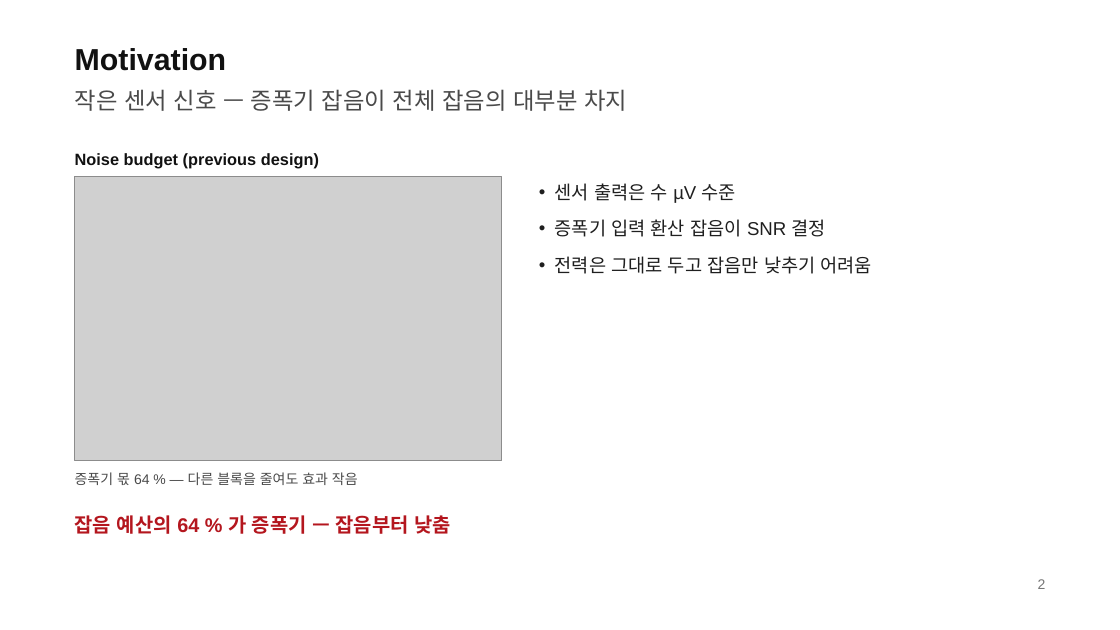
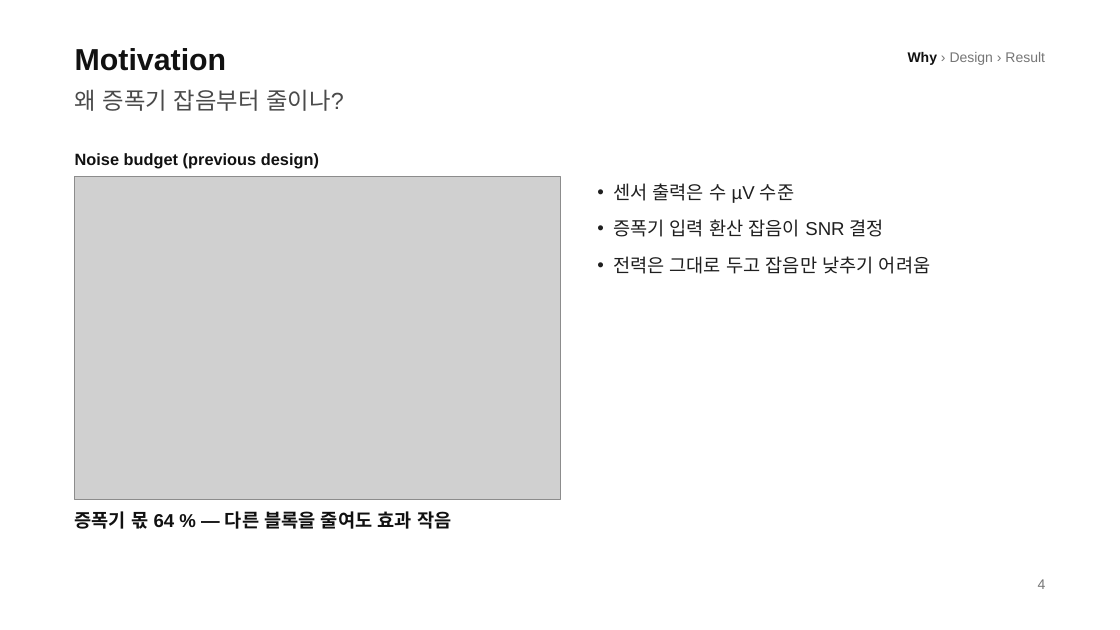
Before and after one commit to Coxwoo/simple-pt-jsw, a slide deck: slide 4 of example/demo_amp.pptx (slide 2 before the commit). Drawn at 1120x630 pixels with LibreOffice and Linux fonts; fonts in the diff are those of the drawing; grey boxes stand for pictures. Boxes give left, top, right and bottom in pixels: in the first picture for what was removed or moved away, otherwise in the second. Text is boxed around its words. In the diff, an @@ line names an element or a change of style, - is before the commit and + after.

```diff
--- a/example/demo_amp.pptx
+++ b/example/demo_amp.pptx
@@ text added at [908,52,1045,65], 12 pt, text #767676 @@
+Why › Design › Result
@@ text at [75,89,344,111]: text changed; size 17 to 20 pt; text colour #B4161E to #4A4A4A; bold off @@
-잡음 예산의 64 % 가 증폭기 — 잡음부터 낮춤
+왜 증폭기 잡음부터 줄이나?
@@ text removed at [75,89,627,111] @@
-작은 센서 신호 — 증폭기 잡음이 전체 잡음의 대부분 차지
@@ picture: place and size @@
-picture at [75,176,502,461]
+picture at [75,176,560,500]
@@ text "센서 출력은 수 µV 수준": place and size @@
-text "센서 출력은 수 µV 수준" at [555,183,872,274]
+text "센서 출력은 수 µV 수준" at [613,183,930,274]
@@ text "증폭기 몫 64 % — ...": place and size @@
-text "증폭기 몫 64 % — ..." at [75,472,358,485]
+text "증폭기 몫 64 % — ..." at [75,508,451,533]
@@ text "증폭기 몫 64 % — ..." at [75,508,451,533]: size 12 to 16 pt, text colour #4A4A4A to #111111, bold on; line spacing 16.8pt to 20.8pt @@
@@ text at [1038,579,1046,589]: text changed @@
-2
+4
```
Also in this commit, not shown: 9 other slides changed, 4 slides added, 32 other files.
